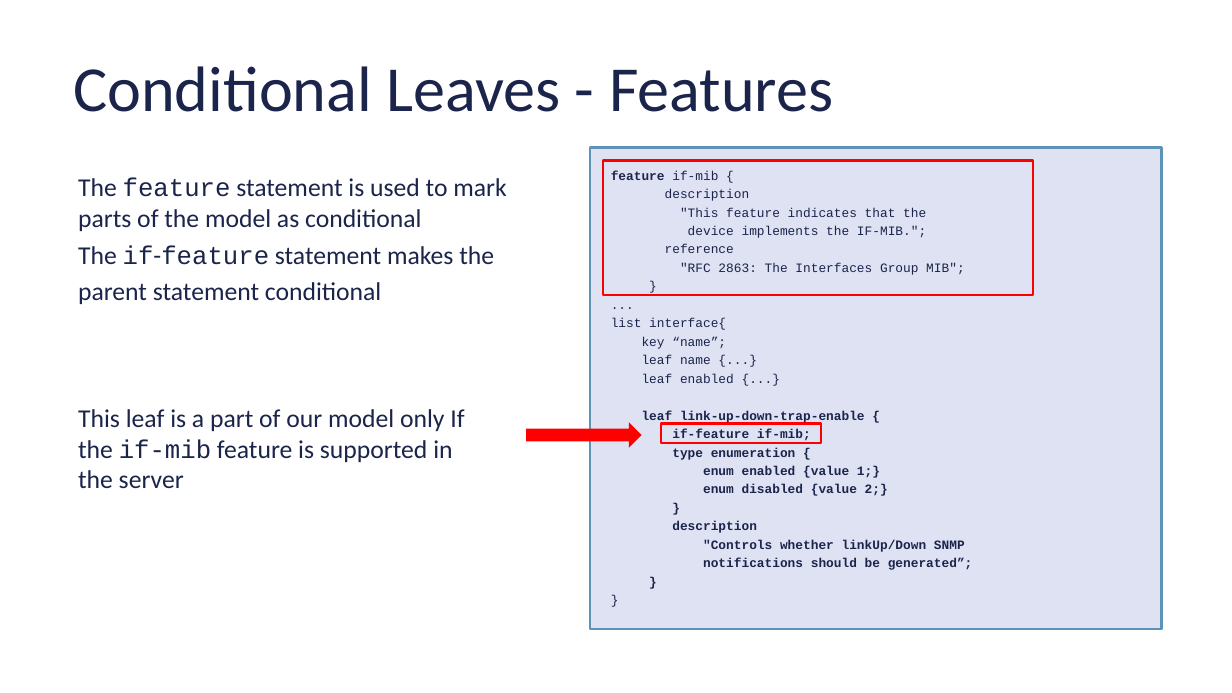
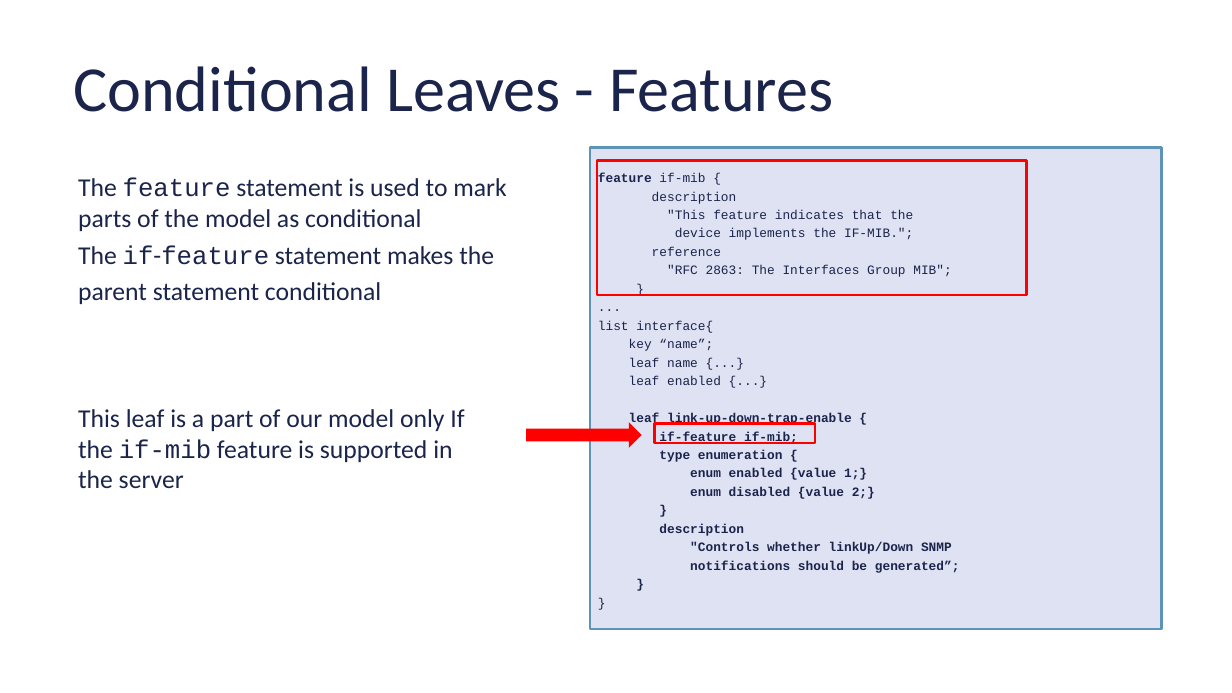
Before and after one commit to cmoberg/netconf-yang-training, a slide deck: slide 16 of slides/module-2-yang.pptx. Drawn at 1232x693 pixels with LibreOffice and Linux fonts; fonts in the diff are those of the drawing. Boxes give left, top, right and bottom in pixels: in the first picture for what was removed or moved away, otherwise in the second. Text is boxed around its words. In the diff, an @@ line names an element or a change of style, - is before the commit and + after.

```diff
--- a/slides/module-2-yang.pptx
+++ b/slides/module-2-yang.pptx
@@ rectangle: place and size @@
-rectangle at (603,160,1033,295)
+rectangle at (597,160,1026,295)
@@ text in rectangle at (598,173,960,573): text added @@
+feature if-mib {
+description
+"This feature indicates that the
+device implements the IF-MIB.";
+reference
+"RFC 2863: The Interfaces Group MIB";
+}
+...
+list interface{
+key “name”;
+leaf name {...}
+leaf enabled {...}
+leaf link-up-down-trap-enable {
+if-feature if-mib;
+type enumeration {
+enum enabled {value 1;}
+enum disabled {value 2;}
+}
+description
+"Controls whether linkUp/Down SNMP
+notifications should be generated”;
+}
+}
@@ text removed at (611,170,973,570) @@
-feature if-mib {
-description
-"This feature indicates that the
-device implements the IF-MIB.";
-reference
-"RFC 2863: The Interfaces Group MIB";
-}
-...
-list interface{
-key “name”;
-leaf name {...}
-leaf enabled {...}
-leaf link-up-down-trap-enable {
-if-feature if-mib;
-type enumeration {
-enum enabled {value 1;}
-enum disabled {value 2;}
-}
-description
-"Controls whether linkUp/Down SNMP
-notifications should be generated”;
-}
-}
@@ rectangle: place and size @@
-rectangle at (661,424,821,443)
+rectangle at (654,424,815,443)
```
Also in this commit, not shown: 15 other slides changed, 1 slide removed, 11 other files.
